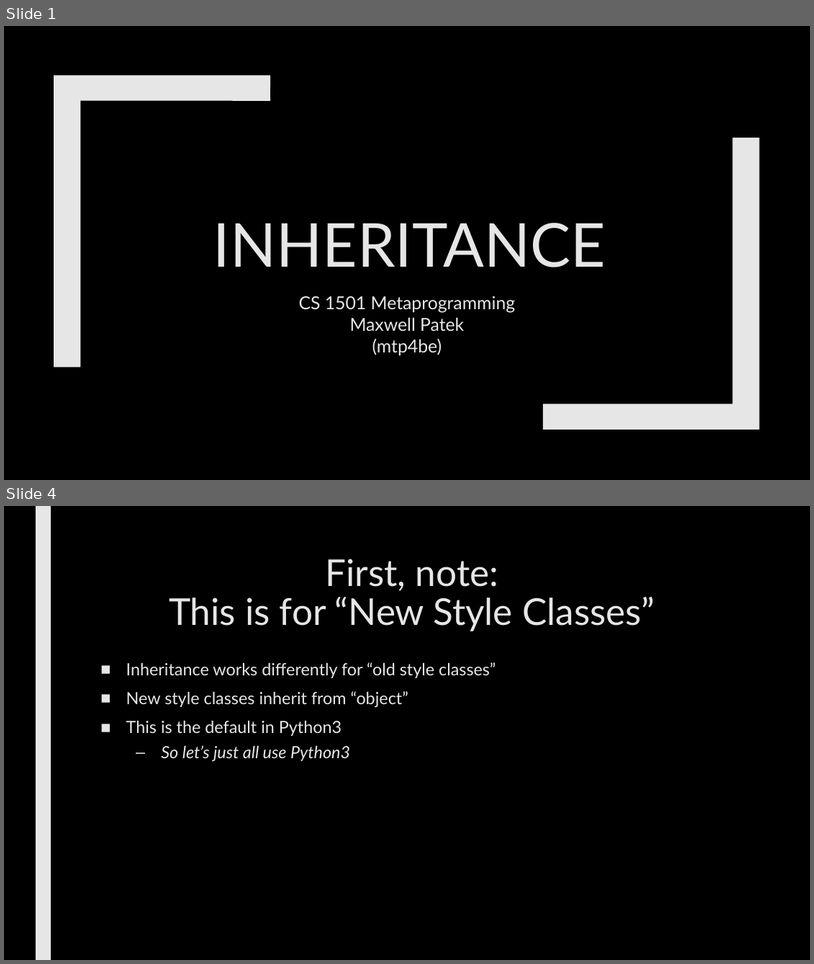
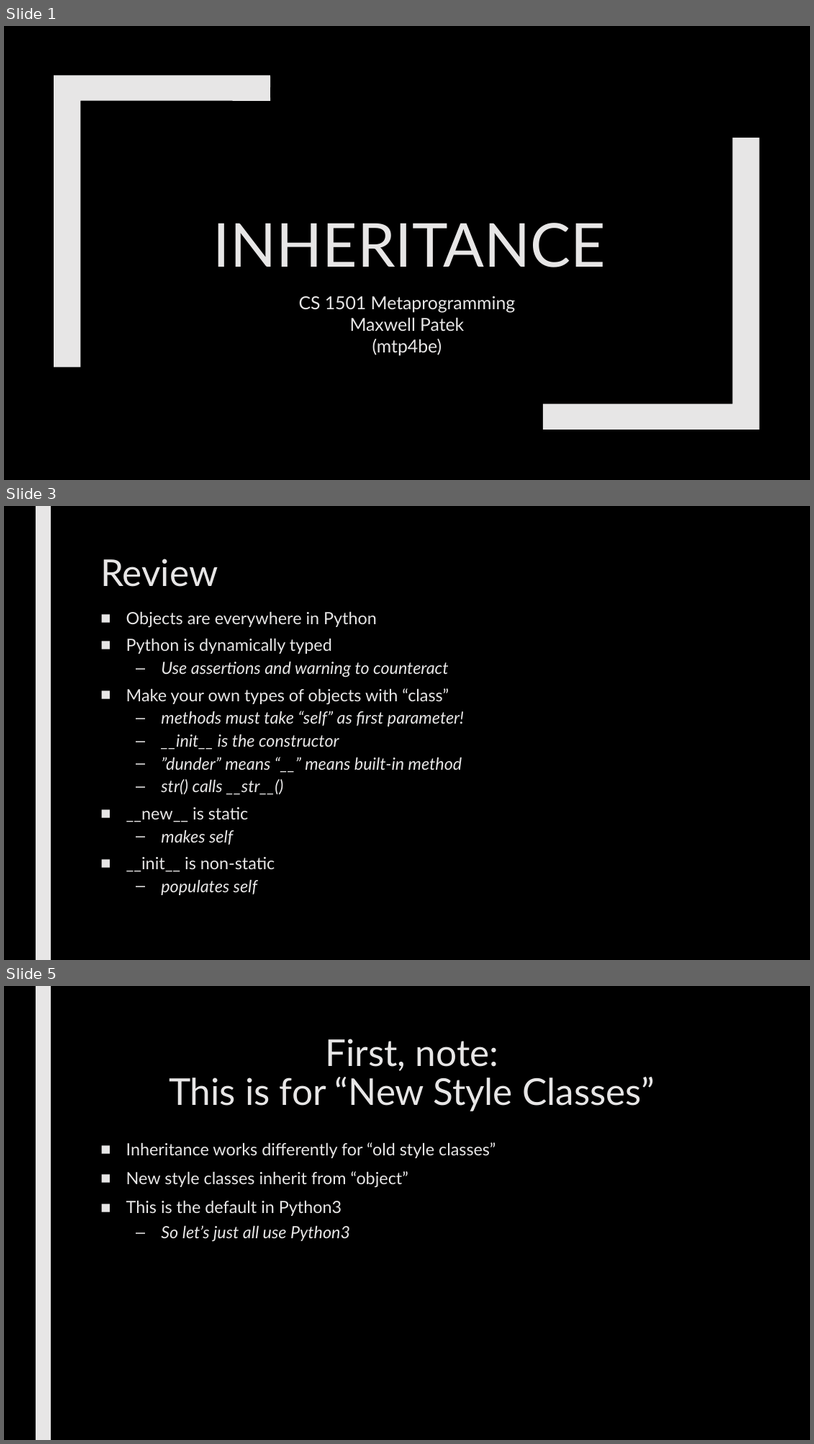
Before and after one commit to max7patek/metaprogramming, a slide deck: slides/01-PythonInheritance.pptx. Shown one above the other, each under a label of ours: slides 1 and 4 before the commit, slides 1, 3 and 5 after it; the slides between them are not shown. The pictures are 814x964 and 814x1444 pixels, drawn with LibreOffice and Linux fonts; fonts in the diff are those of the drawing. Boxes give left, top, right and bottom in pixels: in the first picture for what was removed or moved away, otherwise in the second. Text is boxed around its words. In the diff, an @@ line names an element or a change of style, - is before the commit and + after.

```diff
--- a/slides/01-PythonInheritance.pptx
+++ b/slides/01-PythonInheritance.pptx
@@ slide 3 added at (4,506,810,960), background #000000; not listed: 1 template element that a slide beside it also shows @@
@@ title added at (100,559,218,587), 44 pt, text #E7E6E6 @@
+Review
@@ text added at (126,611,464,895), 20 pt, text #E7E6E6, italic @@
+■ Objects are everywhere in Python
+■ Python is dynamically typed
+  – Use assertions and warning to counteract
+■ Make your own types of objects with “class”
+  – methods must take “self” as first parameter!
+  – __init__ is the constructor
+  – ”dunder” means “__” means built-in method
+  – str() calls __str__()
+■ __new__ is static
+  – makes self
+■ __init__ is non-static
+  – populates self
@@ what was slide 4 is now slide 5 @@
```
Also in this commit, not shown: 8 slides changed, 1 other slide added, 3 slides removed, 2 other files.
